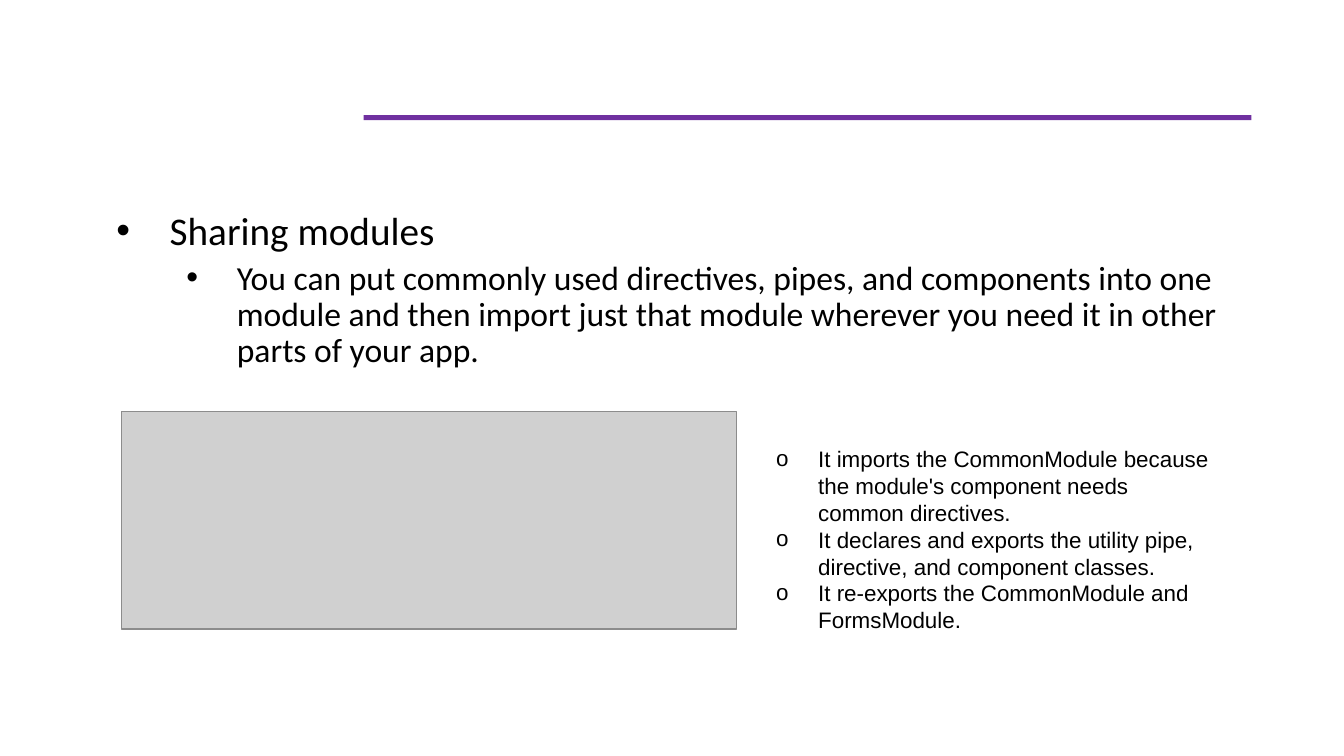
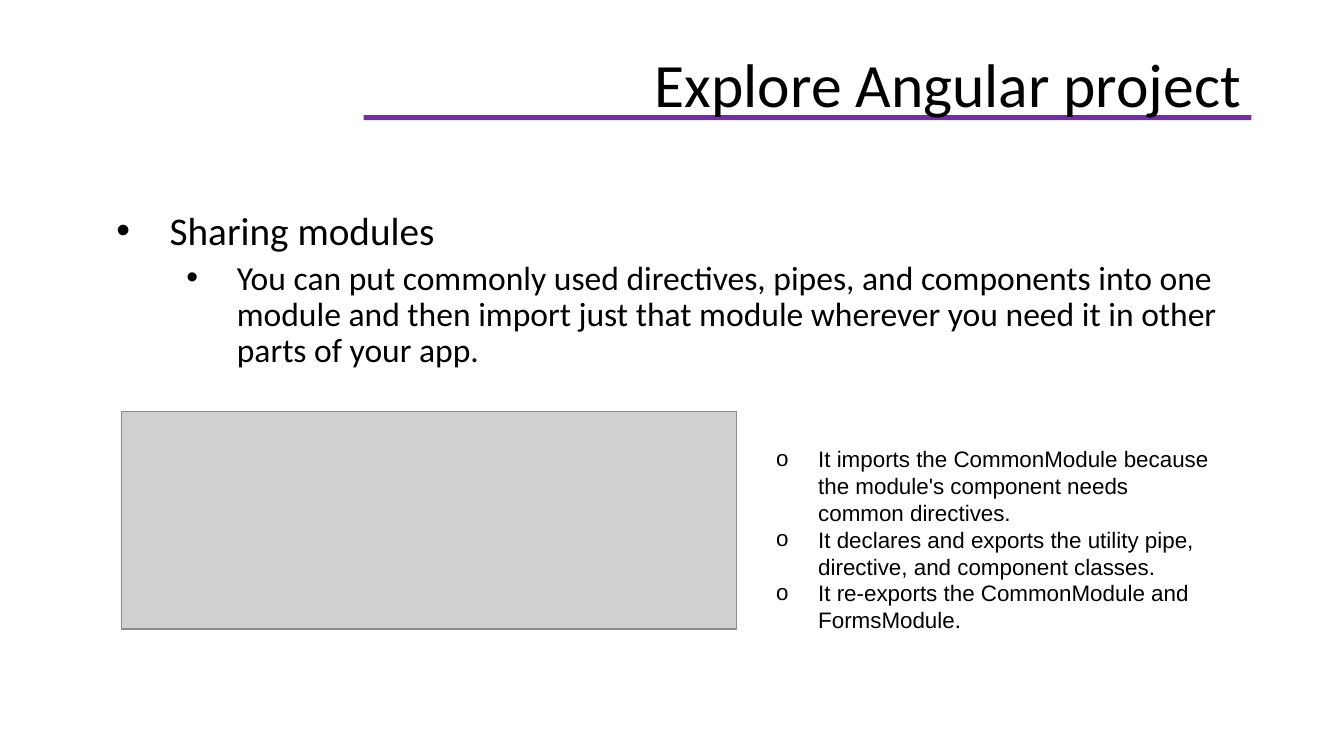
Before and after one commit to helenhash/angular-training, a slide deck: slide 19 of docs/Angular Training.pptx (slide 26 before the commit). Drawn at 1344x756 pixels with LibreOffice and Linux fonts; fonts in the diff are those of the drawing; grey boxes stand for pictures; background and template pictures are left out. Boxes give left, top, right and bottom in pixels: in the first picture for what was removed or moved away, otherwise in the second. Text is boxed around its words. In the diff, an @@ line names an element or a change of style, - is before the commit and + after.

```diff
--- a/docs/Angular Training.pptx
+++ b/docs/Angular Training.pptx
@@ title added at bbox=[655, 64, 1241, 120], 33 pt, text #000000 @@
+Explore Angular project
```
Also in this commit, not shown: 43 other slides changed, 9 slides added, 9 slides removed, 18 other files.
